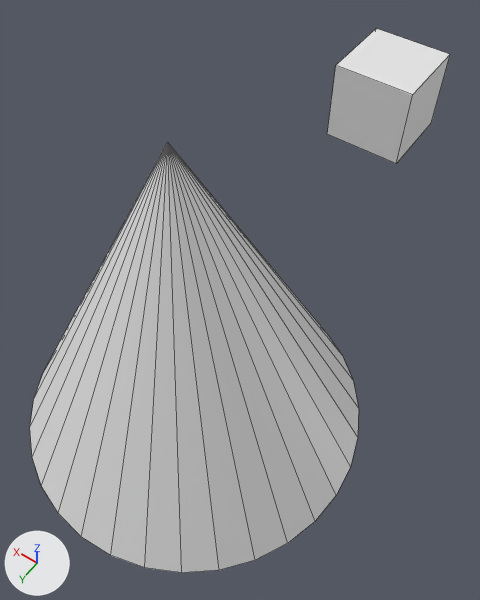
A saved change to the Blender file bin/scene/two_objects.blend.
One viewpoint serves both versions: a camera (50 mm lens) standing at (-5.33, 9.65, 9.99) and looking at (-0.34, 2.66, -0.99). Lighting does not change. The marker at lower left points along +X, +Y and +Z. Mesh edges are drawn as thin lines.
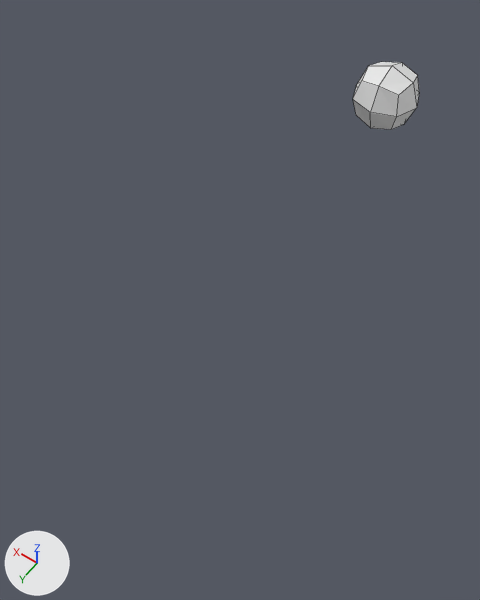
The newer file is also turned or shifted as a whole; pictures and numbers use the older file's frame.

Changed parts and their boxes [x1, y1, x2, y2] in the pictures (480 x 600 px):
'Cone', deleted
    before: [30, 142, 359, 573]
'Cube', modifiers changed (46% narrower, 49% shorter)
    before: [327, 28, 450, 163]
    after: [353, 62, 419, 130]

The change, as a diff of the scene's bpy script:
```diff
--- a/bin/scene/two_objects.blend.py
+++ b/bin/scene/two_objects.blend.py
@@ ob_cube @@
 ob_cube.location = (0.0, -4.11, 0.0)
+_m = ob_cube.modifiers.new('Subdivision', 'SUBSURF')
+_m.render_levels = 0
@@ ob_cone @@
-ob_cone = bpy.data.objects.new('Cone', me_cone)
-ob_cone.location = (0.0, 3.98, 0.0)
-ob_cone.scale = (3.82, 3.82, 3.82)
```
